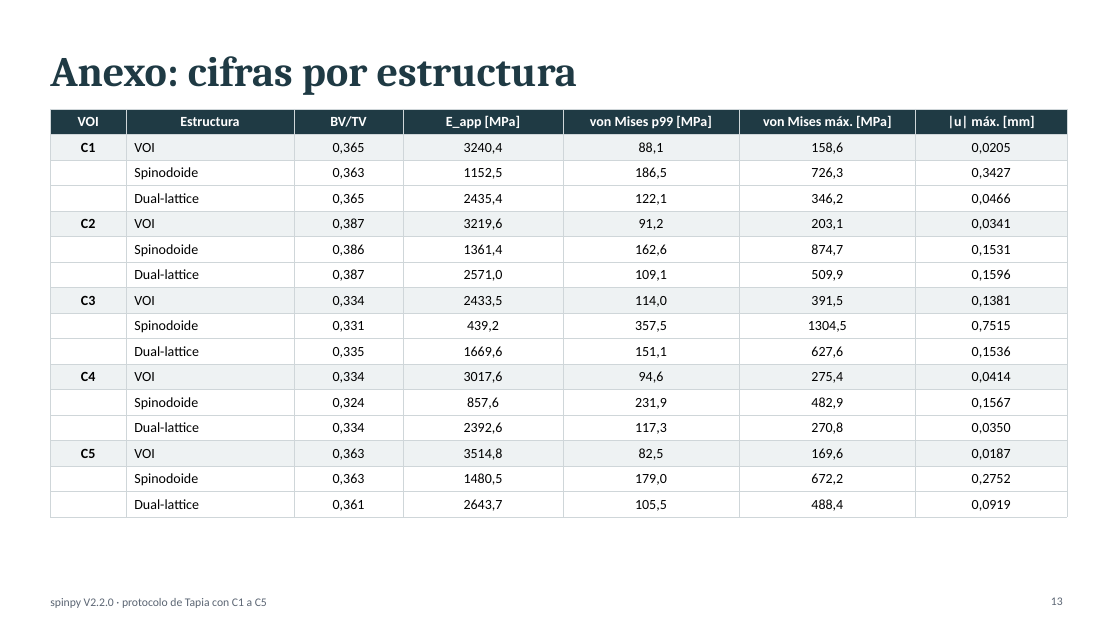
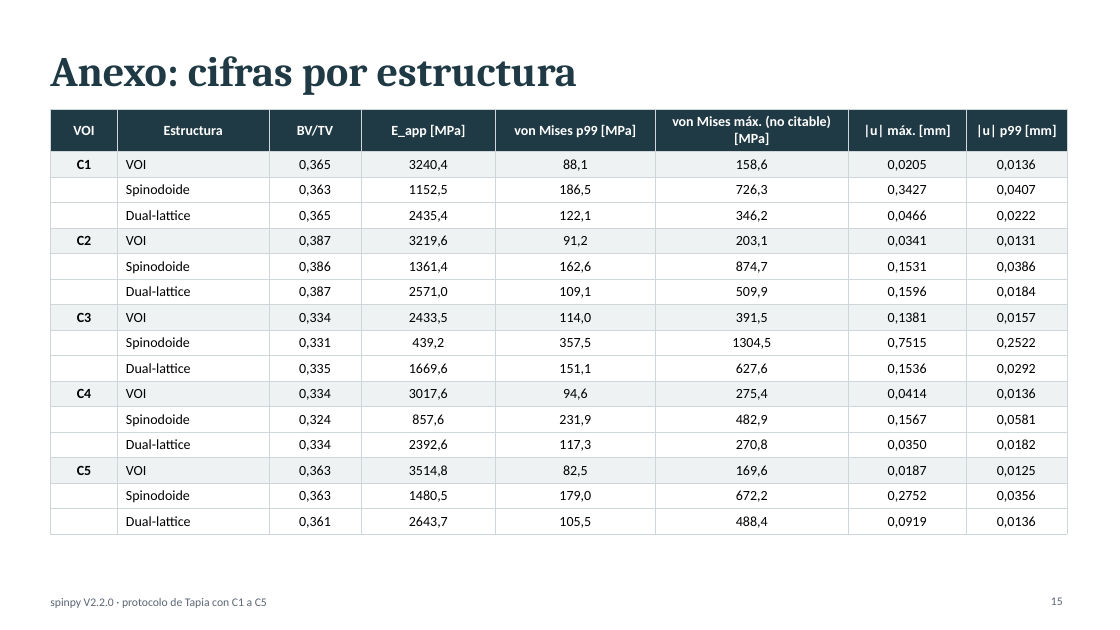
Before and after one commit to cgt1989/spinpy, a slide deck: slide 15 of comparativa_motores/tapia_c1_c5/Tapia_C1_C5.pptx (slide 13 before the commit). Drawn at 1120x630 pixels with LibreOffice and Linux fonts; fonts in the diff are those of the drawing. Boxes give left, top, right and bottom in pixels: in the first picture for what was removed or moved away, otherwise in the second. Text is boxed around its words. In the diff, an @@ line names an element or a change of style, - is before the commit and + after.

```diff
--- a/comparativa_motores/tapia_c1_c5/Tapia_C1_C5.pptx
+++ b/comparativa_motores/tapia_c1_c5/Tapia_C1_C5.pptx
@@ table at <box>50,109,1067,532</box> @@
-column 6, row 1: von Mises máx. [MPa]
+column 6, row 1: von Mises máx. (no citable) [MPa]
+column 8: |u| p99 [mm] | 0,0136 | 0,0407 | 0,0222 | 0,0131 | 0,0386 | 0,0184 | 0,0157 | 0,2522 | 0,0292 | 0,0136 | 0,0581 | 0,0182 | 0,0125 | 0,0356 | 0,0136
```
Also in this commit, not shown: 11 other slides changed, 2 slides added, 7 other files.
